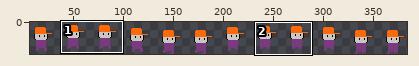
A sprite sheet gets an edit: assets/MainCharacters/TheLeaper/run.png. The first picture is a wide view before the edit; the outline marks the close-up.
Close-up. Before the commit:
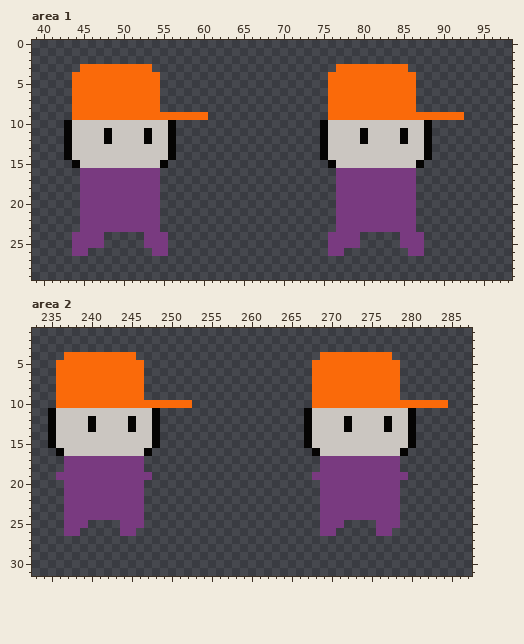
The file is 384x32 pixels. Shown: area 1: x 39..98, y 0..29; area 2: x 233..287, y 1..31. The wide view leaves out empty margins. The commit also changed other parts of the picture, which this record leaves out.
The same view after the edit:
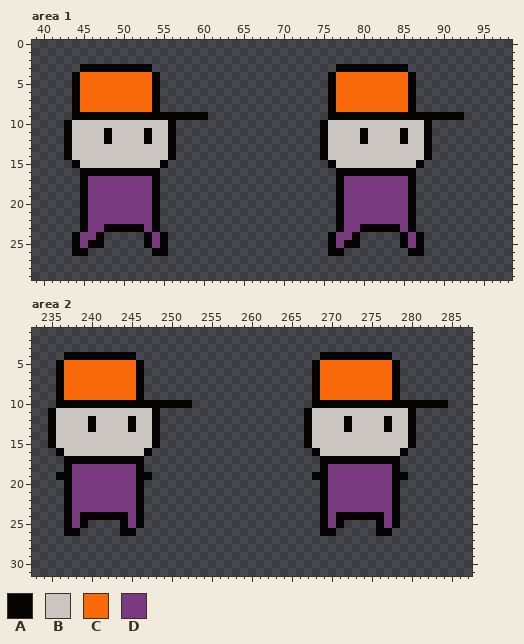
Palette (. is transparent): A #050403  B #cbc6c1  C #fa6a0a  D #793a80
Change:
--- area 1
@@ x 39..98 @@
  2 ............................................................
- 3 ......CCCCCCCCC.......................CCCCCCCCC.............
- 4 .....CCCCCCCCCCC.....................CCCCCCCCCCC............
- 5 .....CCCCCCCCCCC.....................CCCCCCCCCCC............
- 6 .....CCCCCCCCCCC.....................CCCCCCCCCCC............
- 7 .....CCCCCCCCCCC.....................CCCCCCCCCCC............
- 8 .....CCCCCCCCCCC.....................CCCCCCCCCCC............
- 9 .....CCCCCCCCCCCCCCCCC...............CCCCCCCCCCCCCCCCC......
+ 3 ......AAAAAAAAA.......................AAAAAAAAA.............
+ 4 .....ACCCCCCCCCA.....................ACCCCCCCCCA............
+ 5 .....ACCCCCCCCCA.....................ACCCCCCCCCA............
+ 6 .....ACCCCCCCCCA.....................ACCCCCCCCCA............
+ 7 .....ACCCCCCCCCA.....................ACCCCCCCCCA............
+ 8 .....ACCCCCCCCCA.....................ACCCCCCCCCA............
+ 9 .....AAAAAAAAAAAAAAAAA...............AAAAAAAAAAAAAAAAA......
 10 ....ABBBBBBBBBBBBA..................ABBBBBBBBBBBBA..........
@@ x 39..98 @@
 15 .....ABBBBBBBBBBA....................ABBBBBBBBBBA...........
-16 ......DDDDDDDDDD......................DDDDDDDDDD............
-17 ......DDDDDDDDDD......................DDDDDDDDDD............
-18 ......DDDDDDDDDD......................DDDDDDDDDD............
-19 ......DDDDDDDDDD......................DDDDDDDDDD............
-20 ......DDDDDDDDDD......................DDDDDDDDDD............
-21 ......DDDDDDDDDD......................DDDDDDDDDD............
-22 ......DDDDDDDDDD......................DDDDDDDDDD............
-23 ......DDDDDDDDDD......................DDDDDDDDDD............
-24 .....DDDD.....DDD....................DDDD.....DDD...........
-25 .....DDDD.....DDD....................DDDD.....DDD...........
-26 .....DD........DD....................DD........DD...........
+16 ......AAAAAAAAAA......................AAAAAAAAAA............
+17 ......ADDDDDDDDA......................ADDDDDDDDA............
+18 ......ADDDDDDDDA......................ADDDDDDDDA............
+19 ......ADDDDDDDDA......................ADDDDDDDDA............
+20 ......ADDDDDDDDA......................ADDDDDDDDA............
+21 ......ADDDDDDDDA......................ADDDDDDDDA............
+22 ......ADDDDDDDDA......................ADDDDDDDDA............
+23 ......ADDAAAAADA......................ADDAAAAADA............
+24 .....ADDA.....ADA....................ADDA.....ADA...........
+25 .....ADAA.....ADA....................ADAA.....ADA...........
+26 .....AA........AA....................AA........AA...........
 27 ............................................................
--- area 2
@@ x 233..287 @@
  3 .......................................................
- 4 ....CCCCCCCCC.......................CCCCCCCCC..........
- 5 ...CCCCCCCCCCC.....................CCCCCCCCCCC.........
- 6 ...CCCCCCCCCCC.....................CCCCCCCCCCC.........
- 7 ...CCCCCCCCCCC.....................CCCCCCCCCCC.........
- 8 ...CCCCCCCCCCC.....................CCCCCCCCCCC.........
- 9 ...CCCCCCCCCCC.....................CCCCCCCCCCC.........
-10 ...CCCCCCCCCCCCCCCCC...............CCCCCCCCCCCCCCCCC...
+ 4 ....AAAAAAAAA.......................AAAAAAAAA..........
+ 5 ...ACCCCCCCCCA.....................ACCCCCCCCCA.........
+ 6 ...ACCCCCCCCCA.....................ACCCCCCCCCA.........
+ 7 ...ACCCCCCCCCA.....................ACCCCCCCCCA.........
+ 8 ...ACCCCCCCCCA.....................ACCCCCCCCCA.........
+ 9 ...ACCCCCCCCCA.....................ACCCCCCCCCA.........
+10 ...AAAAAAAAAAAAAAAAA...............AAAAAAAAAAAAAAAAA...
 11 ..ABBBBBBBBBBBBA..................ABBBBBBBBBBBBA.......
@@ x 233..287 @@
 16 ...ABBBBBBBBBBA....................ABBBBBBBBBBA........
-17 ....DDDDDDDDDD......................DDDDDDDDDD.........
-18 ....DDDDDDDDDD......................DDDDDDDDDD.........
-19 ...DDDDDDDDDDDD....................DDDDDDDDDDDD........
-20 ....DDDDDDDDDD......................DDDDDDDDDD.........
-21 ....DDDDDDDDDD......................DDDDDDDDDD.........
-22 ....DDDDDDDDDD......................DDDDDDDDDD.........
-23 ....DDDDDDDDDD......................DDDDDDDDDD.........
-24 ....DDDDDDDDDD......................DDDDDDDDDD.........
-25 ....DDD....DDD......................DDD....DDD.........
-26 ....DD.....DD.......................DD.....DD..........
+17 ....AAAAAAAAAA......................AAAAAAAAAA.........
+18 ....ADDDDDDDDA......................ADDDDDDDDA.........
+19 ...AADDDDDDDDAA....................AADDDDDDDDAA........
+20 ....ADDDDDDDDA......................ADDDDDDDDA.........
+21 ....ADDDDDDDDA......................ADDDDDDDDA.........
+22 ....ADDDDDDDDA......................ADDDDDDDDA.........
+23 ....ADDDDDDDDA......................ADDDDDDDDA.........
+24 ....ADAAAAAADA......................ADAAAAAADA.........
+25 ....ADA....ADA......................ADA....ADA.........
+26 ....AA.....AA.......................AA.....AA..........
 27 .......................................................
Pixel boxes of the changes (left, top, right, bottom) in both close-ups:
changed: (72, 64, 208, 120)
changed: (328, 64, 464, 120)
changed: (72, 168, 168, 256)
changed: (328, 168, 424, 256)
changed: (56, 352, 192, 408)
changed: (312, 352, 448, 408)
changed: (56, 456, 152, 536)
changed: (312, 456, 408, 536)
